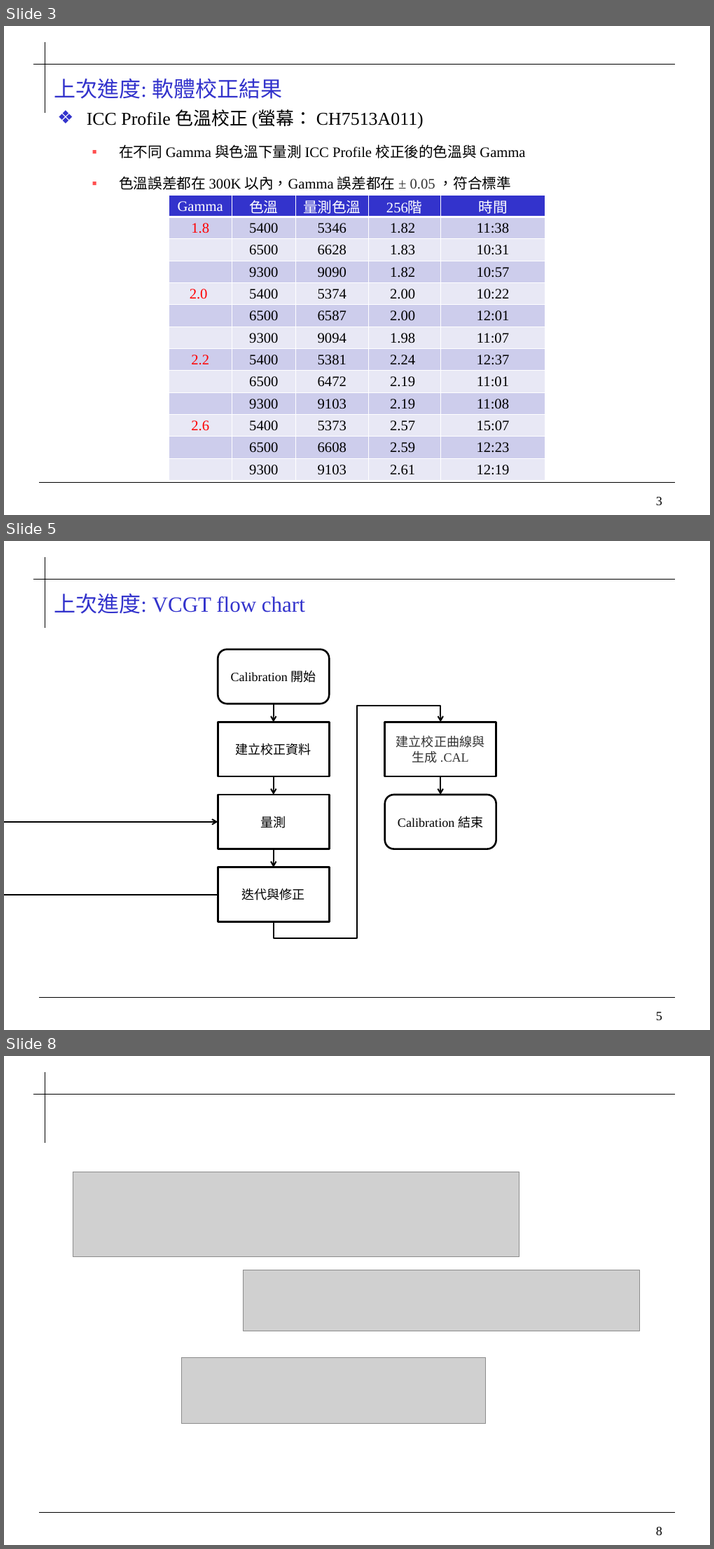
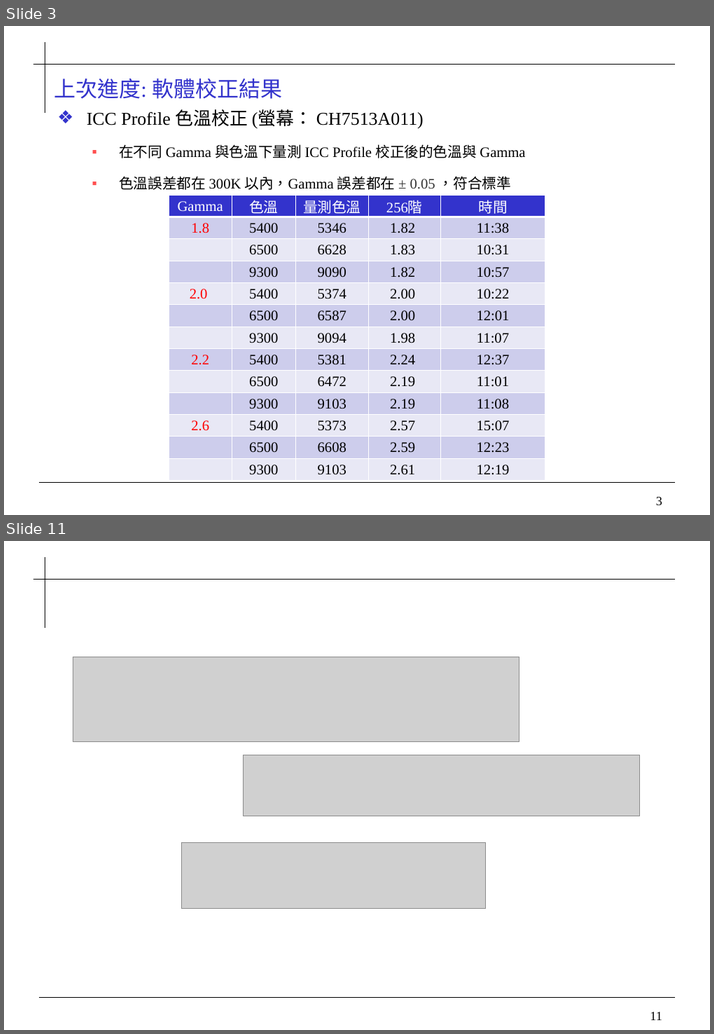
Before and after one commit to 0ilasis0/home, a slide deck: Onyx_進度報告_1013.pptx. Shown one above the other, each under a label of ours: slides 3, 5 and 8 before the commit, slides 3 and 11 after it; the slides between them are not shown. The pictures are 714x1549 and 714x1034 pixels, drawn with LibreOffice and Linux fonts; fonts in the diff are those of the drawing; grey boxes stand for pictures; background and template pictures are left out. Boxes give left, top, right and bottom in pixels: in the first picture for what was removed or moved away, otherwise in the second. Text is boxed around its words. In the diff, an @@ line names an element or a change of style, - is before the commit and + after.

```diff
--- a/Onyx_進度報告_1013.pptx
+++ b/Onyx_進度報告_1013.pptx
@@ slide 5 removed at [4,541,710,1030], background #FFFFFF; not listed: 4 template elements that a slide beside it also shows @@
@@ title removed at [54,593,305,614] @@
-上次進度: VCGT flow chart
@@ group removed at [201,649,496,938]: 4 rectangles, 4 arrows, 2 rounded rectangles, 2 elbow arrows @@
-建立校正資料
-Calibration 開始
-量測
-迭代與修正
-建立校正曲線與生成 .CAL
-Calibration 結束
@@ what was slide 8 is now slide 11 @@
@@ page number at [649,1011,661,1020]: text changed @@
-8
+11
```
Also in this commit, not shown: 1 slide changed, 7 slides added, 2 other slides removed, 3 other files.
